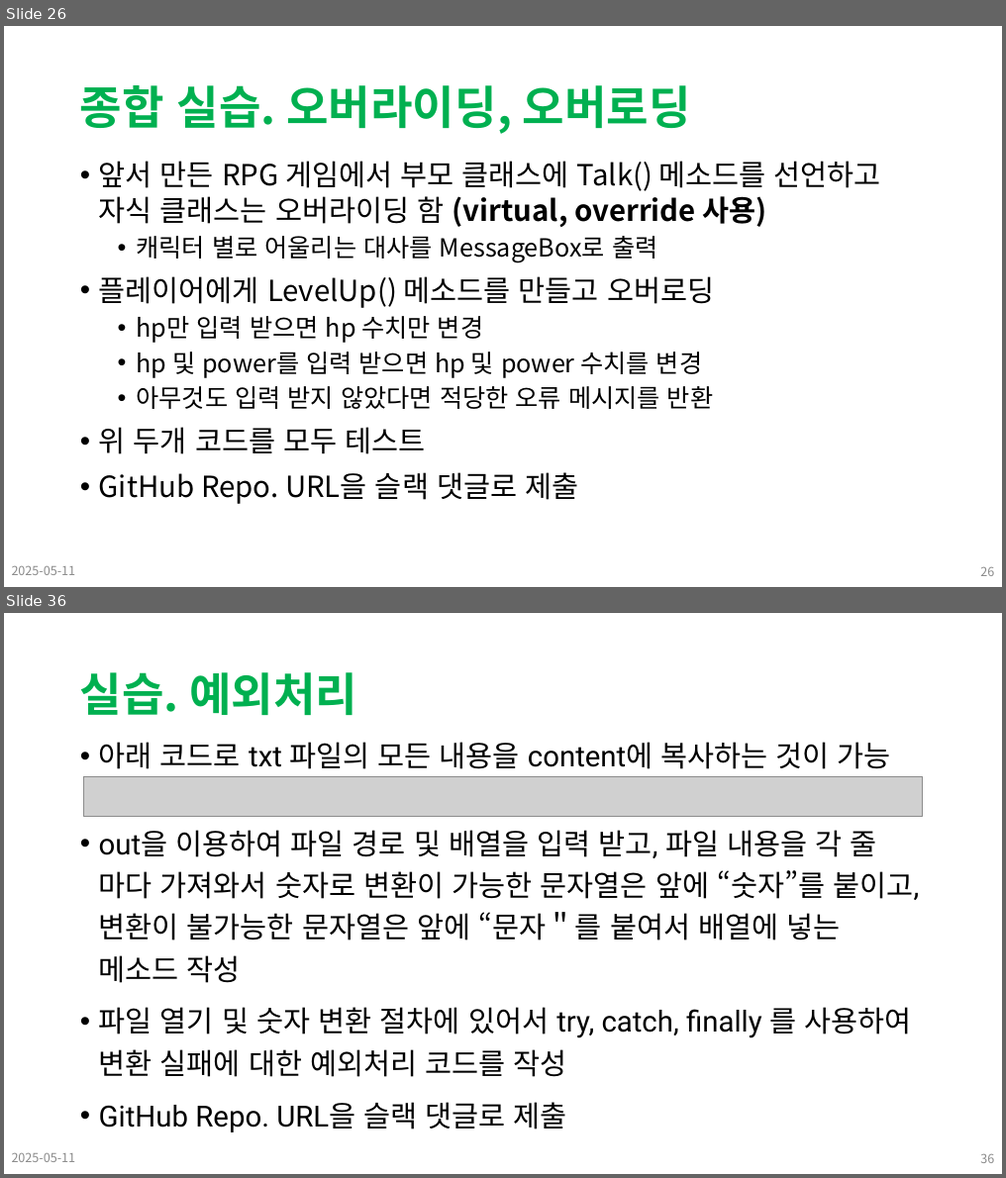
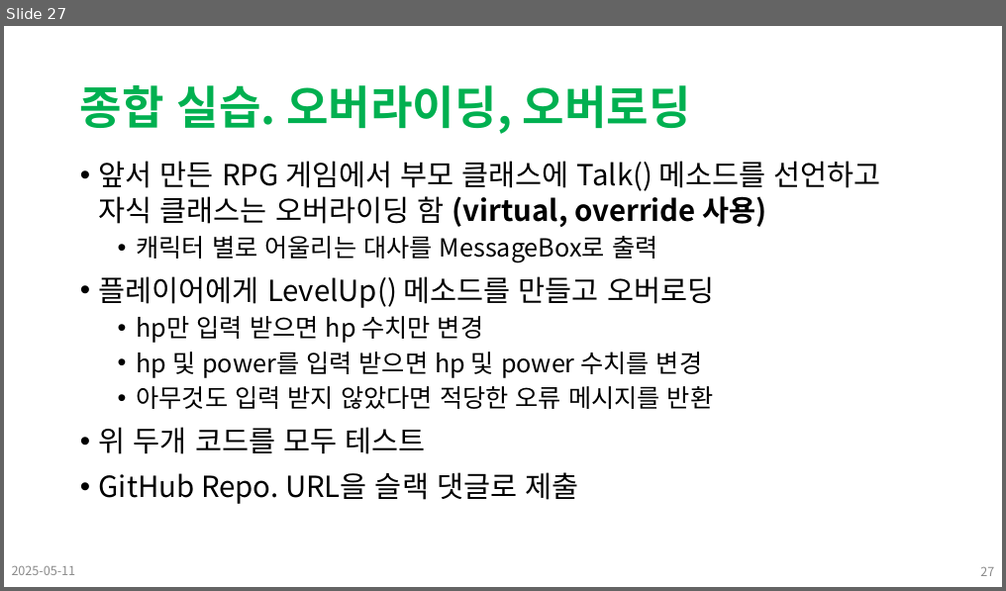
Before and after one commit to Leader-Lesson/KDT_SF_Short_5th, a slide deck: material/12_CSharp_심화문법 (상속).pptx. Shown one above the other, each under a label of ours: slides 26 and 36 before the commit, slide 27 after it; the slides between them are not shown. The pictures are 1006x1178 and 1006x591 pixels, drawn with LibreOffice and Linux fonts; fonts in the diff are those of the drawing; grey boxes stand for pictures; background and template pictures are left out. Boxes give left, top, right and bottom in pixels: in the first picture for what was removed or moved away, otherwise in the second. Text is boxed around its words. In the diff, an @@ line names an element or a change of style, - is before the commit and + after.

```diff
--- a/material/12_CSharp_심화문법 (상속).pptx
+++ b/material/12_CSharp_심화문법 (상속).pptx
@@ slide 36 removed at (x1=4, y1=613, x2=1002, y2=1174), background #FFFFFF @@
@@ title removed at (x1=80, y1=672, x2=357, y2=715) @@
-실습. 예외처리
@@ text removed at (x1=99, y1=742, x2=919, y2=1133) @@
-• 아래 코드로 txt 파일의 모든 내용을 content에 복사하는 것이 가능
-• out을 이용하여 파일 경로 및 배열을 입력 받고, 파일 내용을 각 줄 마다 가져와서 숫자로 변환이 가능한 문자열은 앞에 “숫자”를 붙이고, 변환이 불가능한 문자열은 앞에 “문자＂를 붙여서 배열에 넣는 메소드 작성
-• 파일 열기 및 숫자 변환 절차에 있어서 try, catch, finally 를 사용하여 변환 실패에 대한 예외처리 코드를 작성
-• GitHub Repo. URL을 슬랙 댓글로 제출
@@ picture removed at (x1=83, y1=776, x2=923, y2=816) @@
@@ text removed at (x1=12, y1=1154, x2=76, y2=1162) @@
-2025-05-11
@@ page number removed at (x1=980, y1=1155, x2=994, y2=1163) @@
-36
@@ what was slide 26 is now slide 27 @@
@@ page number at (x1=980, y1=568, x2=994, y2=576): text changed @@
-26
+27
```
Also in this commit, not shown: 1 slide changed, 1 slide added, 9 other slides removed, 5 other files.
